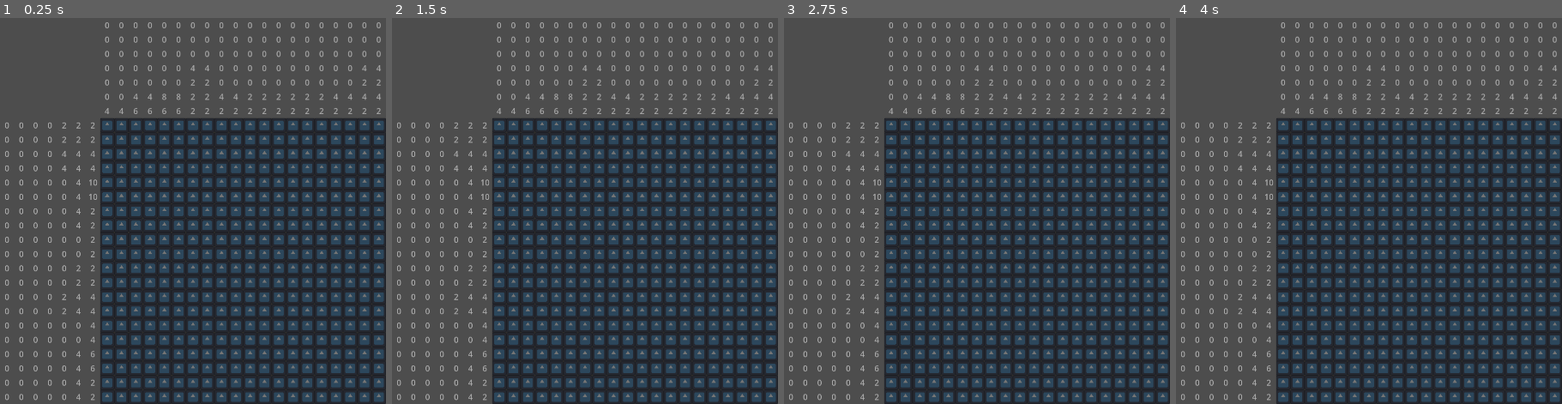
Above: before the commit, frames 1-4 (left to right).
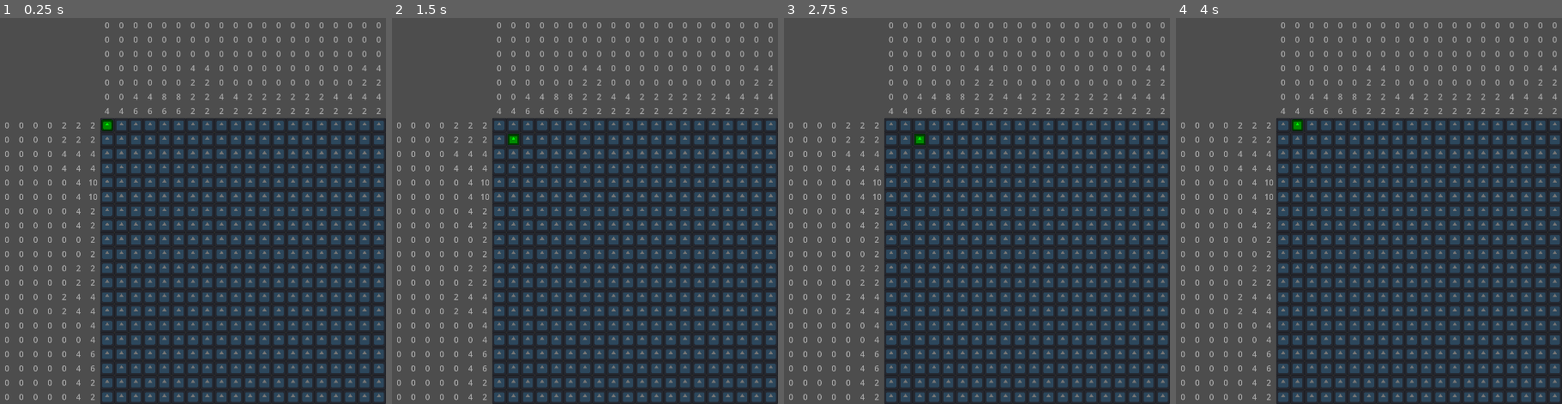
Above: after the commit, the same moments.

Repository: Kamranaway/Touhou-Fan-Game-Jam-11
Game: Godot game, scene res://assets/scenes/Puzzle.tscn
Two runs of this game, one before a commit and one after it. Both use one fixed random seed, a clock stepped at 60 frames per second and the inputs below. The project has no main scene, so this scene is started directly. The engine's default icon, where the game draws it, is replaced by a stand-in: a white triangle on a blue panel in a dark square.
Inputs:
- Up to frame 1 (0.25 s): no input
- Up to frame 2 (1.5 s): tap Enter at 0.5 s; hold Right (ui_right) 0.53-1.28 s; tap Space at 1.25 s; hold Down (ui_down) from 1.28 s (still down)
- Up to frame 3 (2.75 s): tap Enter at 2 s; release Down (ui_down) at 2.03 s; hold Right (ui_right) from 2.03 s (still down)
- Up to frame 4 (4 s): tap Space at 2.75 s; release Right (ui_right) at 2.78 s; hold Up (ui_up) 2.78-3.53 s; tap Enter at 3.5 s; hold Left (ui_left) from 3.53 s (still down)

The runs differ from the first frame. In frame 1, less than 0.1% of the frame differs, in the area x 26-30%, y 26-30%; in frame 2, less than 0.1%; in frame 3, less than 0.1%; in frame 4, less than 0.1%.

Commit message:
Added cursor system

Diff:
--- a/assets/scenes/GridContainer.tscn
+++ b/assets/scenes/GridContainer.tscn
@@ -1,6 +1,7 @@
-[gd_scene load_steps=2 format=3 uid="uid://cdxysjfs0abbj"]
+[gd_scene load_steps=3 format=3 uid="uid://cdxysjfs0abbj"]
 
 [ext_resource type="Script" path="res://assets/scripts/GridContainer.gd" id="1_8wvwg"]
+[ext_resource type="Texture2D" uid="uid://dmjw3jtwrq58t" path="res://assets/sprites/icon.svg" id="2_b3tsl"]
 
 [node name="MarginContainer" type="MarginContainer"]
 custom_minimum_size = Vector2(800, 800)
@@ -26,3 +27,10 @@
 
 [node name="Panel" type="Panel" parent="."]
 layout_mode = 2
+
+[node name="Cursor" type="Node2D" parent="."]
+
+[node name="Sprite2D" type="Sprite2D" parent="Cursor"]
+modulate = Color(0, 0.996078, 0, 1)
+scale = Vector2(0.25, 0.25)
+texture = ExtResource("2_b3tsl")
--- a/assets/scenes/Puzzle.tscn
+++ b/assets/scenes/Puzzle.tscn
@@ -49,4 +49,18 @@
 [node name="GridContainer" parent="Grid/VBoxContainer/VFlowContainer" instance=ExtResource("3_4dxm1")]
 layout_mode = 2
 
+[node name="TextureRect" type="TextureRect" parent="."]
+layout_mode = 1
+anchors_preset = 8
+anchor_left = 0.5
+anchor_top = 0.5
+anchor_right = 0.5
+anchor_bottom = 0.5
+offset_left = -840.0
+offset_top = -20.0
+offset_right = -800.0
+offset_bottom = 20.0
+grow_horizontal = 2
+grow_vertical = 2
+
 [editable path="Grid/VBoxContainer/VFlowContainer/LeftHintPanel"]
--- a/assets/scenes/Slot.tscn
+++ b/assets/scenes/Slot.tscn
@@ -1,6 +1,7 @@
-[gd_scene load_steps=2 format=3 uid="uid://bsrf2rraabut2"]
+[gd_scene load_steps=3 format=3 uid="uid://bsrf2rraabut2"]
 
 [ext_resource type="Texture2D" uid="uid://dmjw3jtwrq58t" path="res://assets/sprites/icon.svg" id="1_cusvq"]
+[ext_resource type="Script" path="res://assets/scripts/Slot.gd" id="1_k1o08"]
 
 [node name="1" type="MarginContainer"]
 custom_minimum_size = Vector2(40, 40)
@@ -15,6 +16,7 @@
 offset_bottom = 20.0
 grow_horizontal = 2
 grow_vertical = 2
+script = ExtResource("1_k1o08")
 
 [node name="TextureRect" type="TextureRect" parent="."]
 layout_mode = 2
--- a/assets/scripts/GridContainer.gd
+++ b/assets/scripts/GridContainer.gd
@@ -1,12 +1,13 @@
 extends GridContainer
+
+var cursor_pos = Vector2.ZERO
 
 @export var size_x := 20
 @export var size_y := 20
-
 @onready var slot = preload("res://assets/scenes/Slot.tscn")
+@onready var cursor = get_parent().get_node("Cursor")
 
 signal update_margin
-
 
 # Called when the node enters the scene tree for the first time.
 func _ready():
@@ -24,13 +25,36 @@
 	custom_minimum_size.x = 40 * size_x
 	custom_minimum_size.y = 40 * size_y
 
-
 	for i in range(size_x):
 		for j in range(size_y):
 			var new_slot = slot.instantiate()
 			self.add_child(slot.instantiate())
 
+func grid_to_index(x: int, y: int):
+	return (y * size_x) + x
 
-# Called every frame. 'delta' is the elapsed time since the previous frame.
+func get_grid_tile(x: int, y: int):
+	return get_child(grid_to_index(x, y))
+
+func update_cursor_sprite_position():
+	cursor.position = get_grid_tile(cursor_pos.x, cursor_pos.y).position
+	cursor.position.x += 20
+	cursor.position.y += 20
+
+func get_cursor_input():
+	if Input.is_action_just_pressed("ui_right"):
+		cursor_pos.x += 1
+	elif Input.is_action_just_pressed("ui_left"):
+		cursor_pos.x -= 1
+
+	if Input.is_action_just_pressed("ui_up"):
+		cursor_pos.y -= 1
+	if Input.is_action_just_pressed("ui_down"):
+		cursor_pos.y += 1
+
+	cursor_pos.x = clampi(cursor_pos.x, 0, size_x - 1)
+	cursor_pos.y = clampi(cursor_pos.y, 0, size_y - 1)
+	update_cursor_sprite_position()
+
 func _process(delta):
-	pass
+	get_cursor_input()
--- /dev/null
+++ b/assets/scripts/Slot.gd
@@ -0,0 +1 @@
+extends MarginContainer
